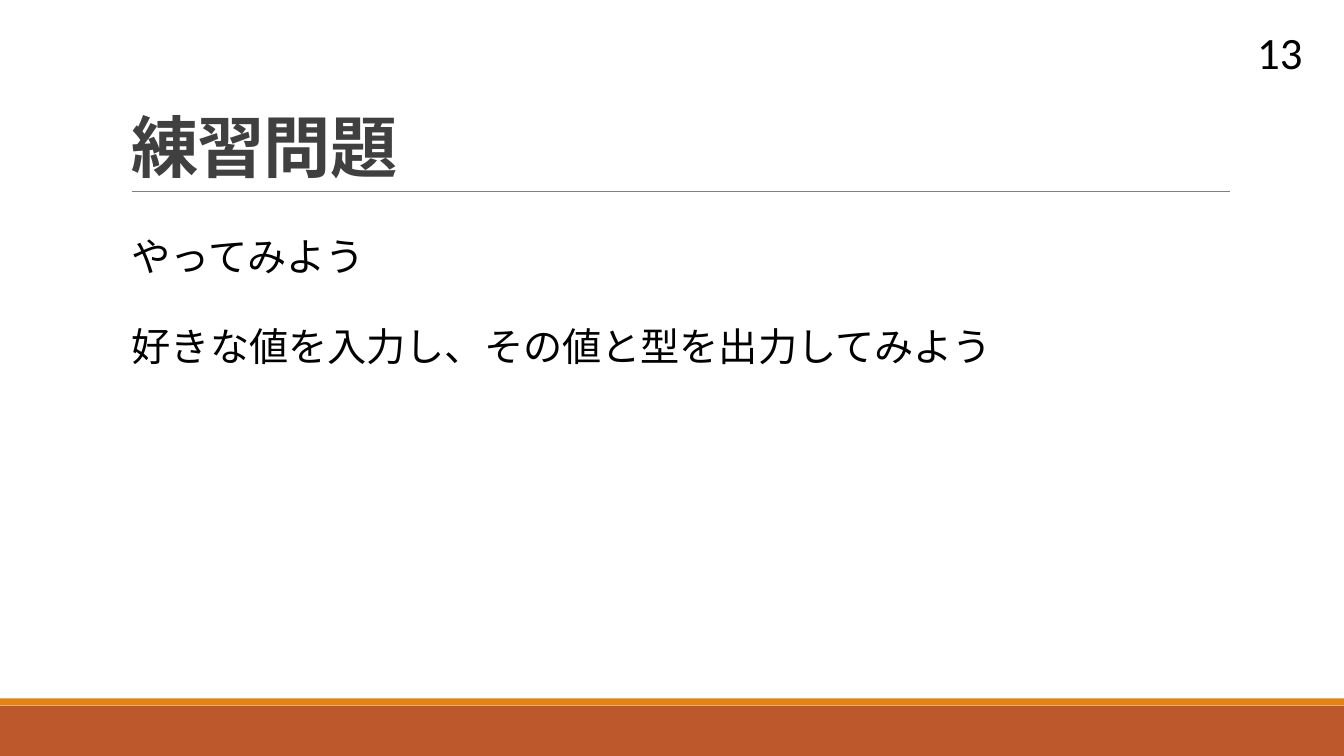
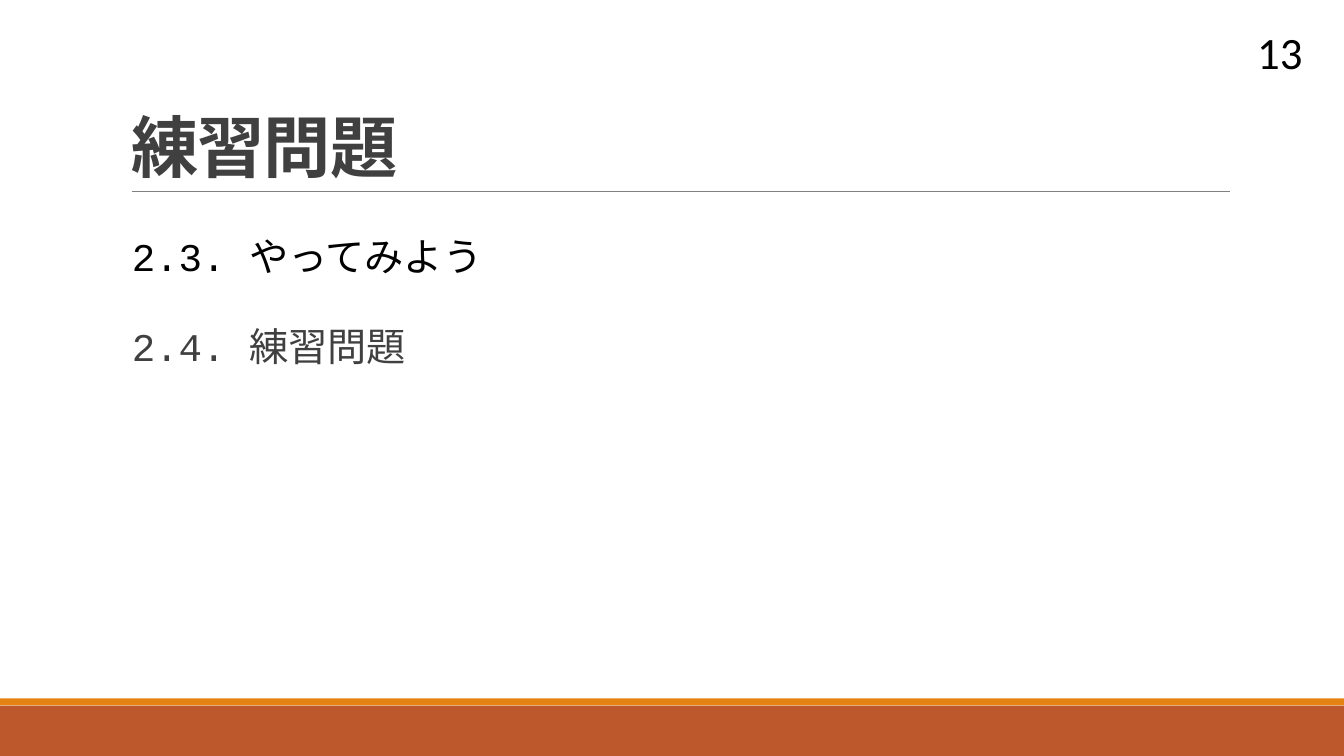
Before and after one commit to navy1634/Teach, a slide deck: slide 13 of 20230711/unit03.pptx. Drawn at 1344x756 pixels with LibreOffice and Linux fonts; fonts in the diff are those of the drawing. Boxes give left, top, right and bottom in pixels: in the first picture for what was removed or moved away, otherwise in the second. Text is boxed around its words. In the diff, an @@ line names an element or a change of style, - is before the commit and + after.

```diff
--- a/20230711/unit03.pptx
+++ b/20230711/unit03.pptx
@@ text at (x1=132, y1=239, x2=482, y2=365): text changed @@
-  やってみよう
-  好きな値を入力し、その値と型を出力してみよう
+  2.3. やってみよう
+  2.4. 練習問題
```
Also in this commit, not shown: 8 other slides changed, 1 slide removed, 1 other file.
